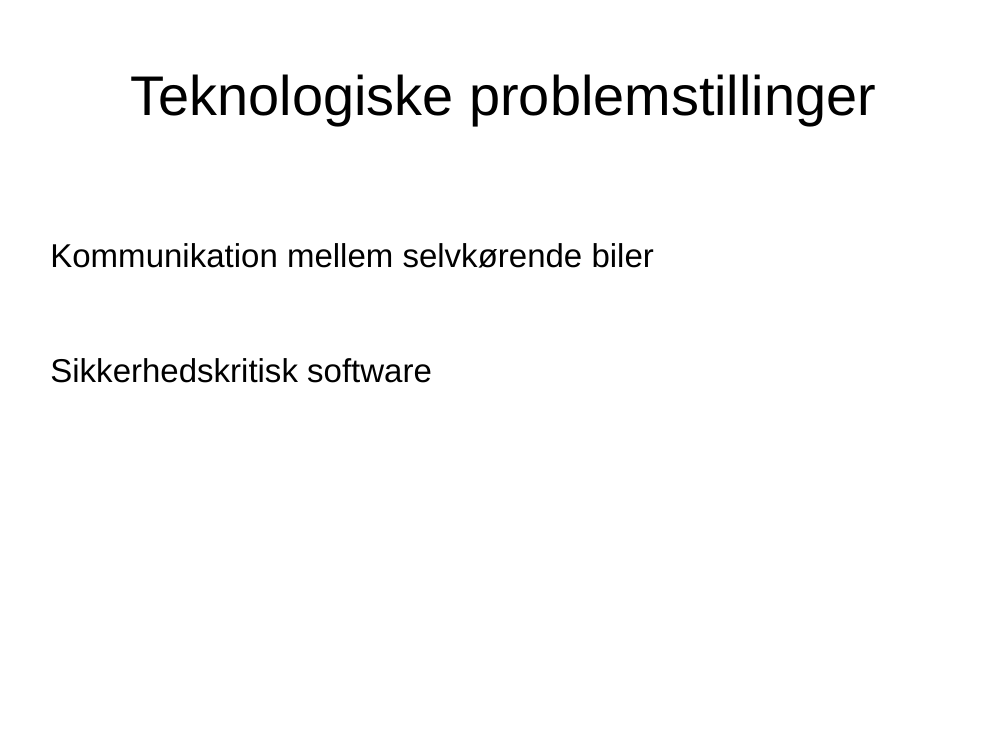
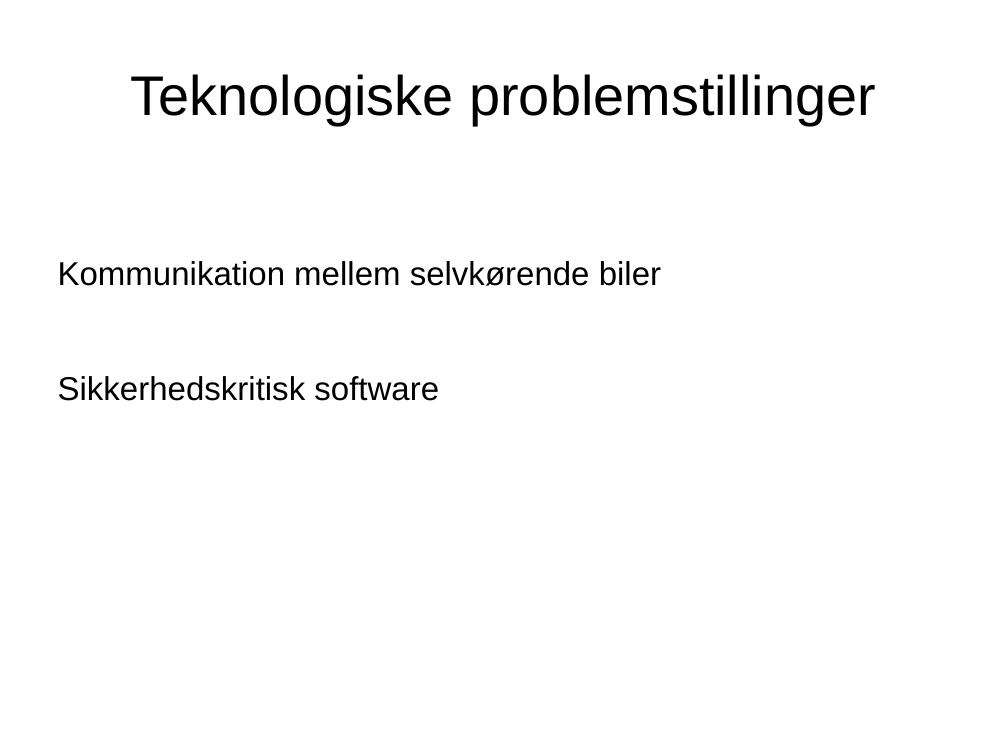
Before and after one commit to hrjakobsen/B2-18-init, a slide deck: slide 1 of Eksamen/Shano.odp. Drawn at 1008x756 pixels with LibreOffice and Linux fonts; fonts in the diff are those of the drawing. Boxes give left, top, right and bottom in pixels: in the first picture for what was removed or moved away, otherwise in the second. Text is boxed around its words. In the diff, an @@ line names an element or a change of style, - is before the commit and + after.

```diff
--- a/Eksamen/Shano.odp
+++ b/Eksamen/Shano.odp
@@ text "Kommunikation mellem selvkørende biler": place and size @@
-text "Kommunikation mellem selvkørende biler" at (50,243,654,383)
+text "Kommunikation mellem selvkørende biler" at (58,261,661,401)
```
Also in this commit, not shown: 1 other slide changed, 2 slides added, 3 slides removed.
